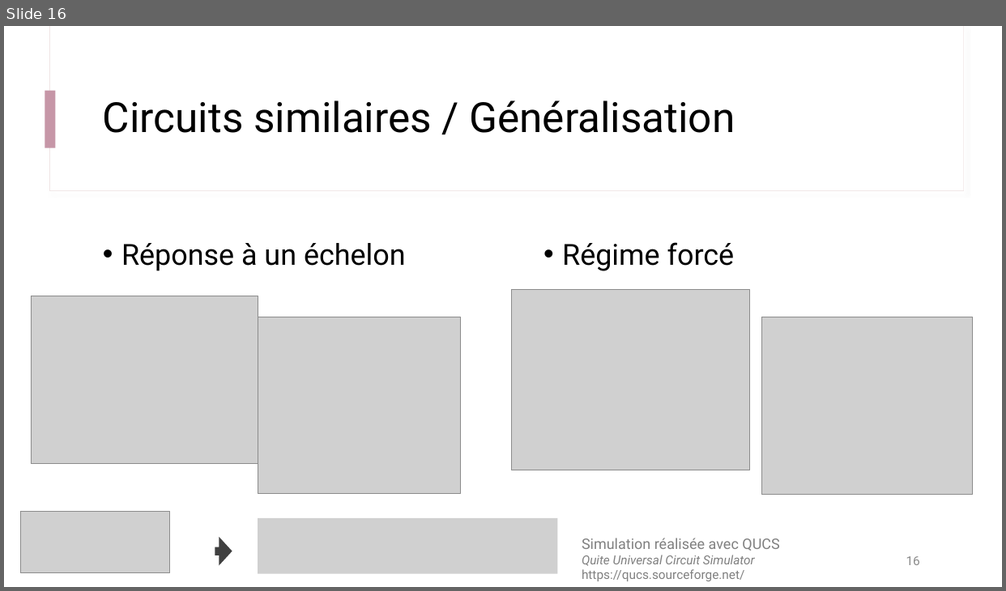
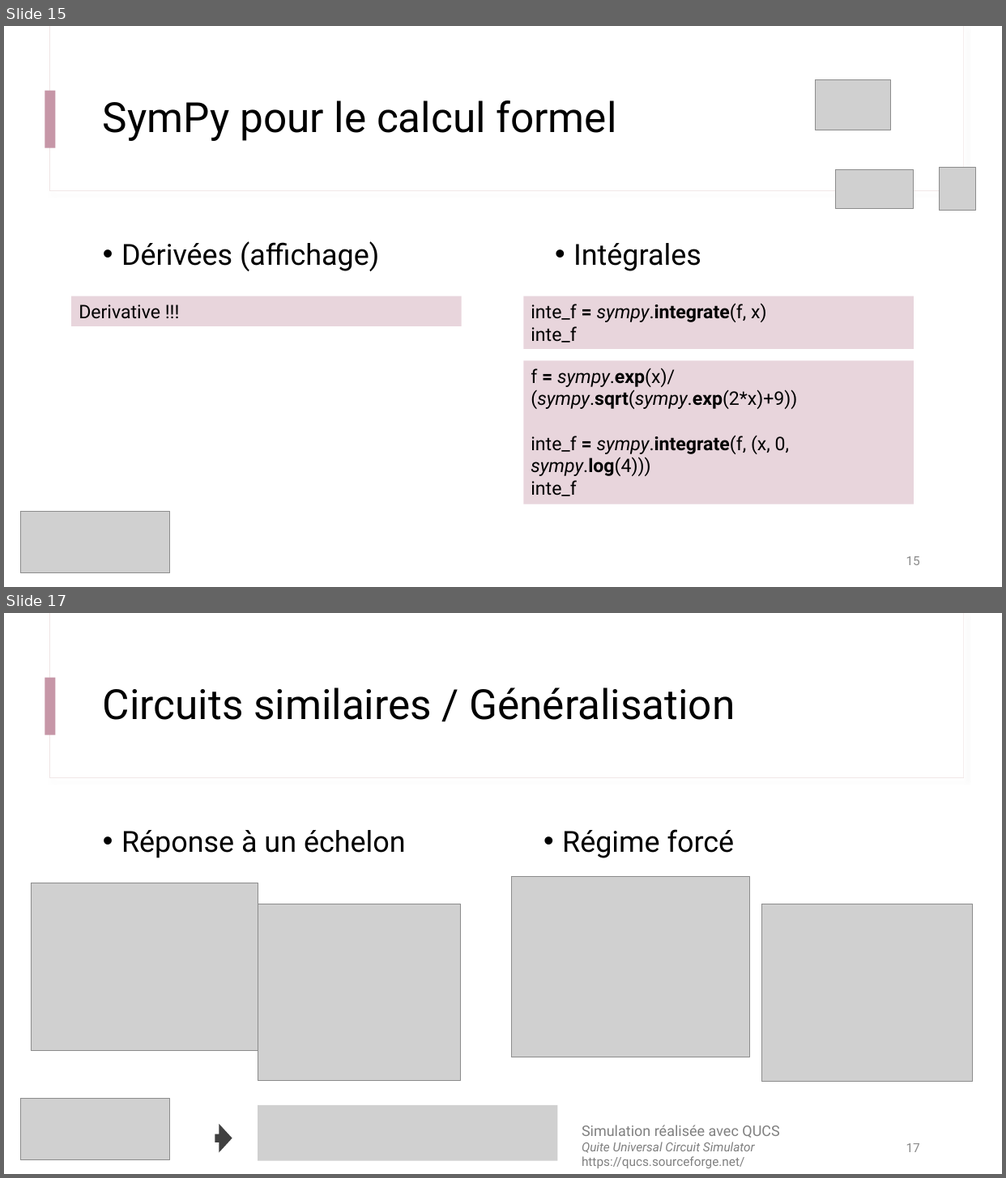
Before and after one commit to IOGS-Digital-Methods/semester-5, a slide deck: outils_numeriques/b1_methodes_numeriques/seance2_equation_diff/B1_s2_1_Approche_Symbolique.pptx. Shown one above the other, each under a label of ours: slide 16 before the commit, slides 15 and 17 after it; the slides between them are not shown. The pictures are 1006x591 and 1006x1178 pixels, drawn with LibreOffice and Linux fonts; fonts in the diff are those of the drawing; grey boxes stand for pictures. Boxes give left, top, right and bottom in pixels: in the first picture for what was removed or moved away, otherwise in the second. Text is boxed around its words. In the diff, an @@ line names an element or a change of style, - is before the commit and + after.

Commit message:
Update Sympy

```diff
--- a/outils_numeriques/b1_methodes_numeriques/seance2_equation_diff/B1_s2_1_Approche_Symbolique.pptx
+++ b/outils_numeriques/b1_methodes_numeriques/seance2_equation_diff/B1_s2_1_Approche_Symbolique.pptx
@@ slide 15 added at [4,26,1002,587], background #FFFFFF; not listed: 3 template elements that a slide beside it also shows @@
@@ picture added at [816,80,890,130] @@
@@ title added at [103,101,616,141], 40 pt, text #000000 @@
+SymPy pour le calcul formel
@@ picture added at [836,169,914,209] @@
@@ picture added at [939,168,976,210] @@
@@ text added at [121,241,379,271], 28 pt, text #000000 @@
+• Dérivées (affichage)
@@ text added at [573,243,701,271], 28 pt, text #000000 @@
+• Intégrales
@@ rectangle added at [71,297,462,327], fill #E8D5DC, 18 pt, text #000000 @@
+Derivative !!!
@@ rectangle added at [523,297,914,349], fill #E8D5DC, 18 pt, text #000000 @@
+inte_f = sympy.integrate(f, x)
+inte_f
@@ rectangle added at [523,361,914,505], fill #E8D5DC, 18 pt, text #000000 @@
+f = sympy.exp(x)/
+(sympy.sqrt(sympy.exp(2*x)+9))
+inte_f = sympy.integrate(f, (x, 0, sympy.log(4)))
+inte_f
@@ picture added at [20,512,170,574] @@
@@ page number added at [906,557,920,565], 12 pt, text #8C8C8C @@
+15
@@ what was slide 16 is now slide 17 @@
@@ page number at [906,1144,920,1152]: text changed @@
-16
+17
```
Also in this commit, not shown: 1 slide changed, 1 other file.
